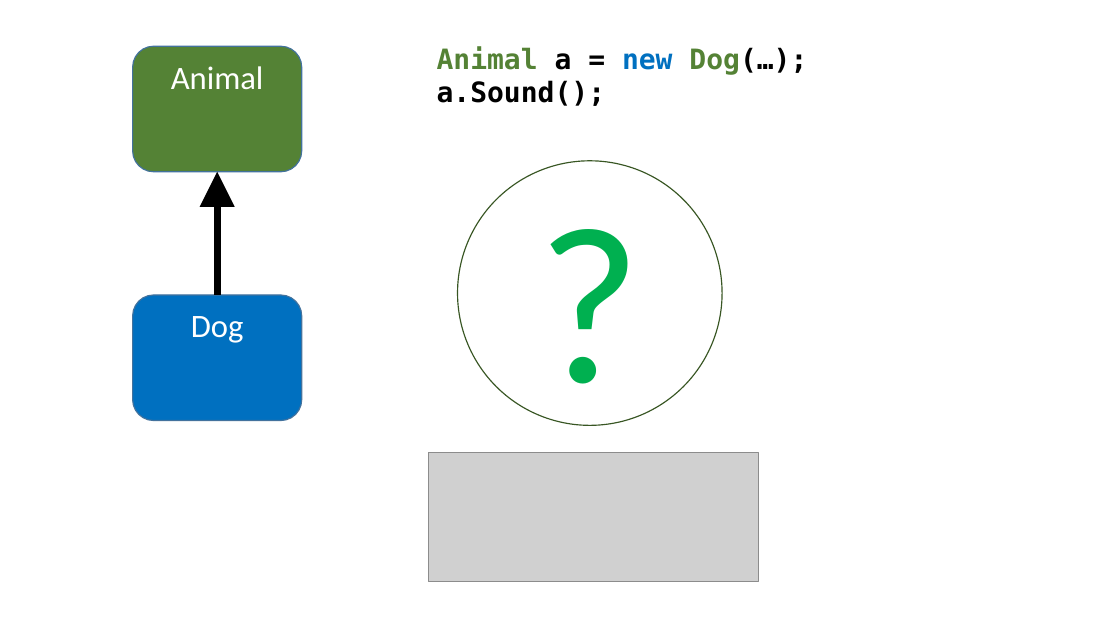
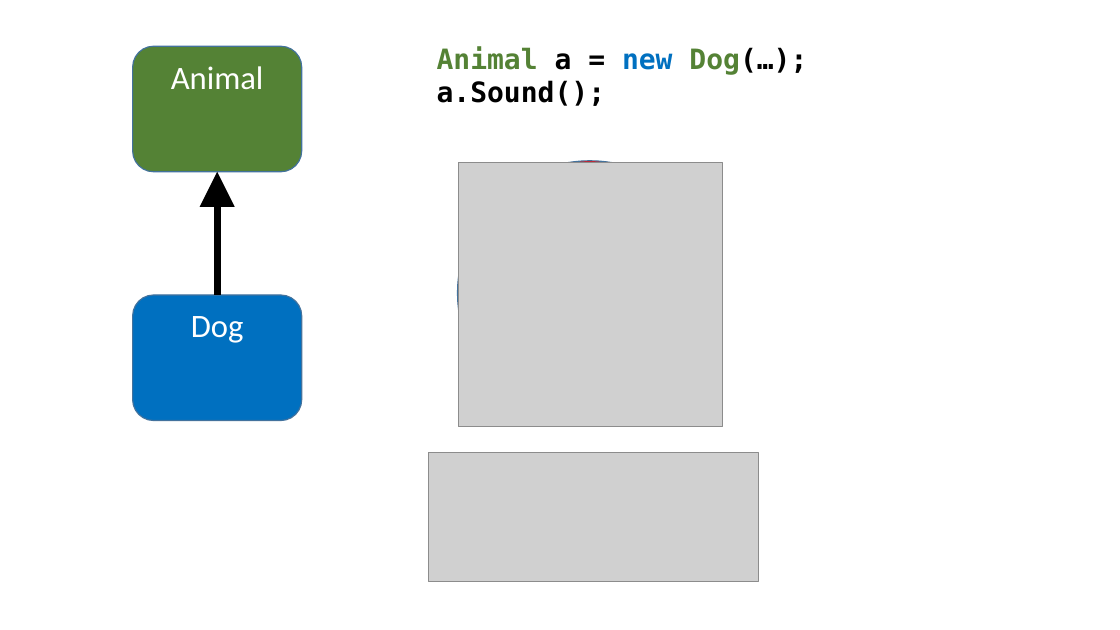
Before and after one commit to perl-easj/Laurea-materials, a slide deck: slide 48 of Pres/OOBrushUp.pptx. Drawn at 1120x630 pixels with LibreOffice and Linux fonts; fonts in the diff are those of the drawing; grey boxes stand for pictures. Boxes give left, top, right and bottom in pixels: in the first picture for what was removed or moved away, otherwise in the second. Text is boxed around its words. In the diff, an @@ line names an element or a change of style, - is before the commit and + after.

Commit message:
Minor updates to all presentations
Mostly homogenisation of figures

```diff
--- a/Pres/OOBrushUp.pptx
+++ b/Pres/OOBrushUp.pptx
@@ text in ellipse at [458, 160, 723, 425]: text removed @@
-?
@@ ellipse at [458, 160, 723, 425]: fill #FFFFFF to #FF0000; outline #385723 1 pt to #43739E 1 pt @@
@@ picture added at [458, 162, 723, 427] @@
```
Also in this commit, not shown: 6 other slides changed, 3 other files.
